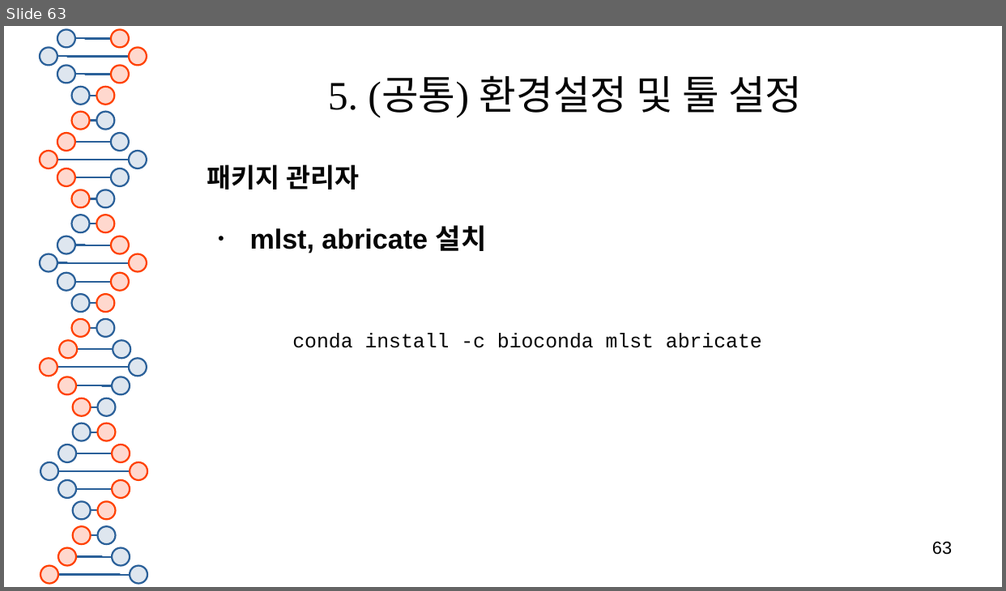
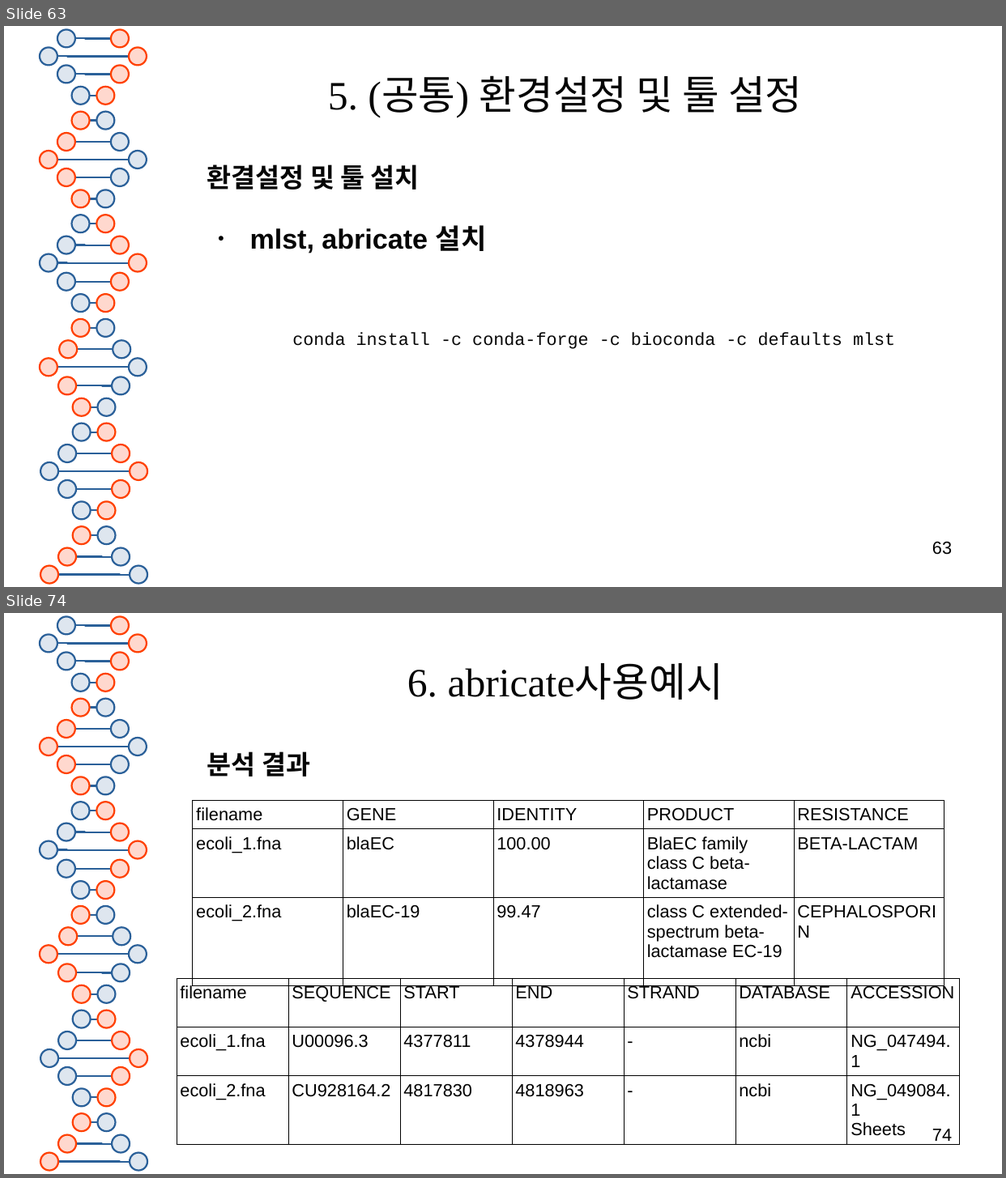
Before and after one commit to SHINKHO/bioinformatics_phase, a slide deck: docs/bioinformatics툴_분석.odp. Shown one above the other, each under a label of ours: slide 63 before the commit, slides 63 and 74 after it; the slides between them are not shown. The pictures are 1006x591 and 1006x1178 pixels, drawn with LibreOffice and Linux fonts; fonts in the diff are those of the drawing. Boxes give left, top, right and bottom in pixels: in the first picture for what was removed or moved away, otherwise in the second. Text is boxed around its words. In the diff, an @@ line names an element or a change of style, - is before the commit and + after.

```diff
--- a/docs/bioinformatics툴_분석.odp
+++ b/docs/bioinformatics툴_분석.odp
@@ slide 74 added at (x1=4, y1=613, x2=1002, y2=1174), background #FFFFFF; not listed: 81 template elements that a slide beside it also shows @@
@@ title added at (x1=407, y1=665, x2=723, y2=700), 32 pt, text #050505 @@
+6. abricate사용예시
@@ text added at (x1=207, y1=752, x2=310, y2=777), 21 pt, text #050505, bold @@
+분석 결과
@@ table added at (x1=193, y1=800, x2=944, y2=973), 3 rows, 5 columns @@
+filename | GENE | IDENTITY | PRODUCT | RESISTANCE
+ecoli_1.fna | blaEC | 100.00 | BlaEC family class C beta-lactamase | BETA-LACTAM
+ecoli_2.fna | blaEC-19 | 99.47 | class C extended-spectrum beta-lactamase EC-19 | CEPHALOSPORIN
@@ table added at (x1=177, y1=979, x2=957, y2=1139), 3 rows, 7 columns @@
+filename | SEQUENCE | START | END | STRAND | DATABASE | ACCESSION
+ecoli_1.fna | U00096.3 | 4377811 | 4378944 | - | ncbi | NG_047494.1
+ecoli_2.fna | CU928164.2 | 4817830 | 4818963 | - | ncbi | NG_049084.1 / Sheets
@@ page number added at (x1=932, y1=1129, x2=952, y2=1145), 14 pt, text #000000 @@
+74
@@ slide 63 changed as well @@
@@ text at (x1=207, y1=165, x2=420, y2=190): text changed @@
-패키지 관리자
+환결설정 및 툴 설치
@@ text at (x1=292, y1=332, x2=895, y2=349): text changed; size 16 to 14 pt @@
-    conda install -c bioconda mlst abricate
+    conda install -c conda-forge -c bioconda -c defaults mlst
```
Also in this commit, not shown: 3 other slides changed, 10 other slides added, 4 other files.
